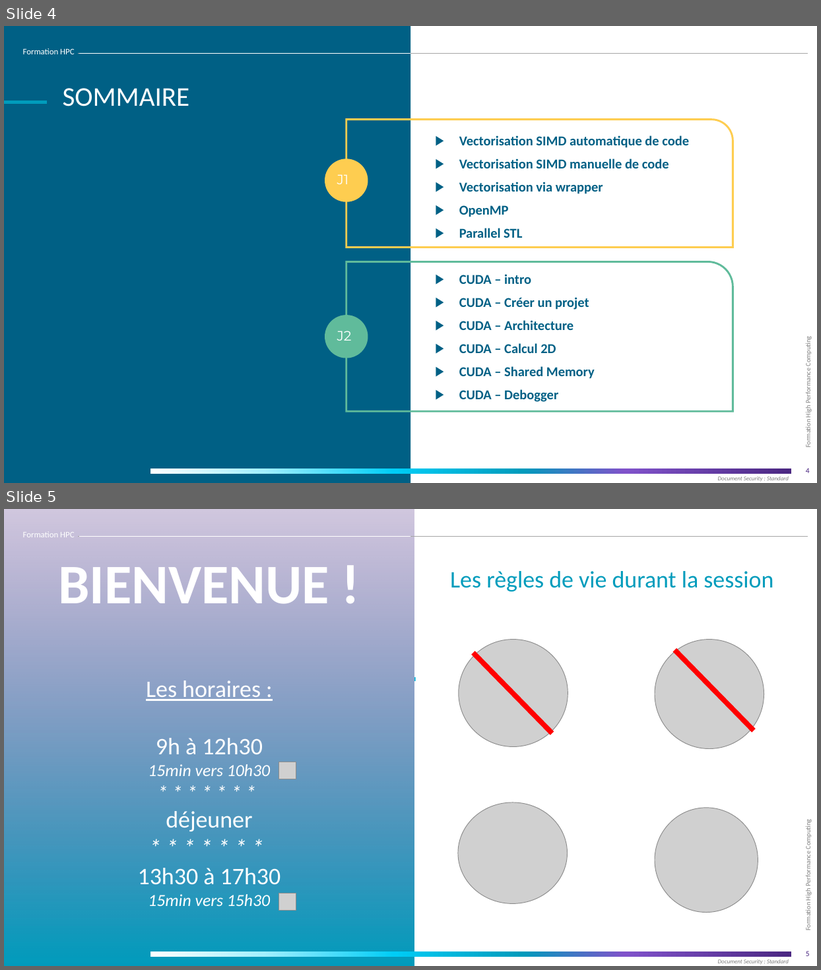
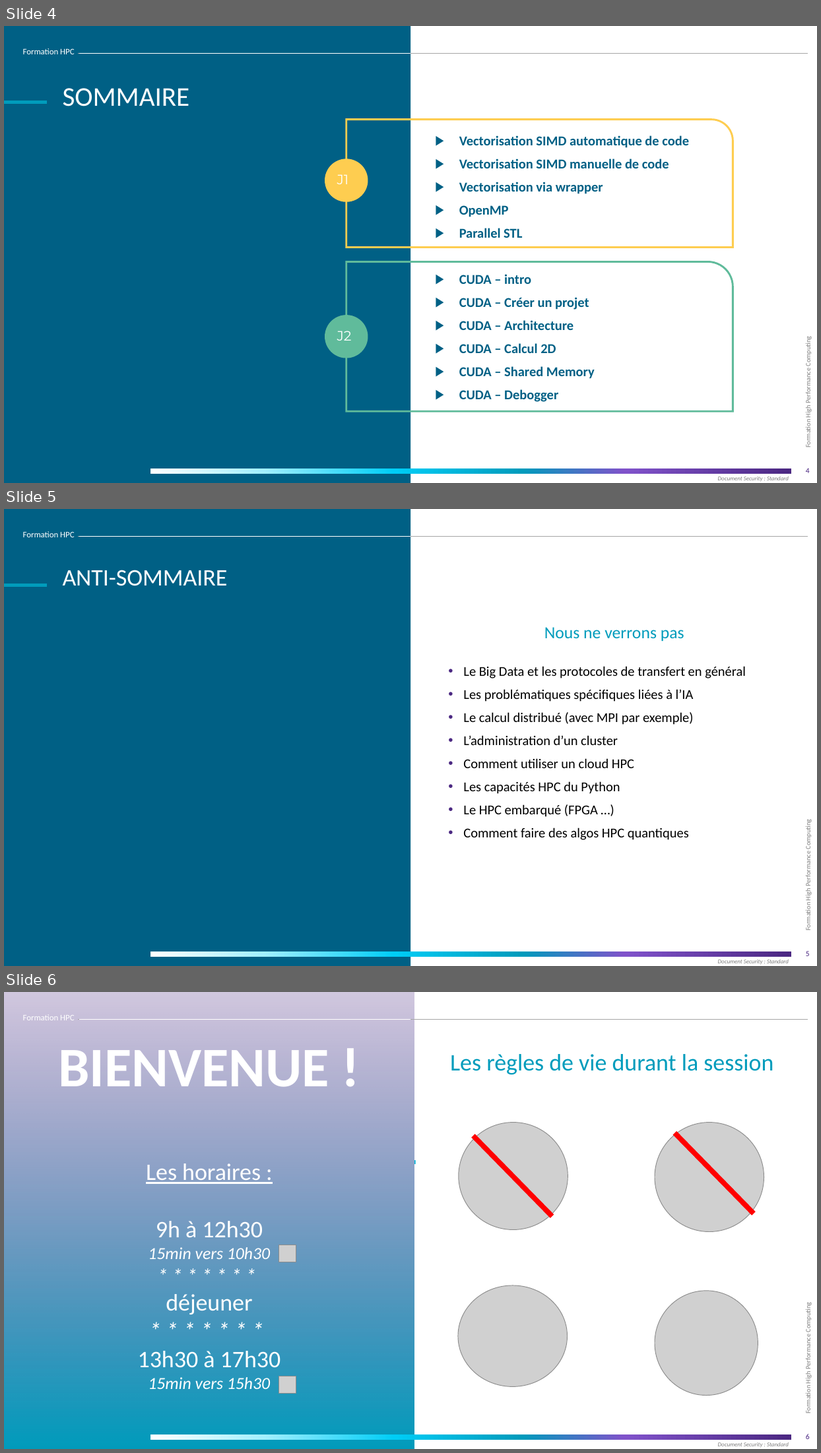
Before and after one commit to franckginguene/hpc_formation_scalian, a slide deck: Diapos/High_Performance_Computing_Intro.pptx. Shown one above the other, each under a label of ours: slides 4 and 5 before the commit, slides 4, 5 and 6 after it. The pictures are 821x970 and 821x1453 pixels, drawn with LibreOffice and Linux fonts; fonts in the diff are those of the drawing; grey boxes stand for pictures; background and template pictures are left out. Boxes give left, top, right and bottom in pixels: in the first picture for what was removed or moved away, otherwise in the second. Text is boxed around its words. In the diff, an @@ line names an element or a change of style, - is before the commit and + after.

```diff
--- a/Diapos/High_Performance_Computing_Intro.pptx
+++ b/Diapos/High_Performance_Computing_Intro.pptx
@@ slide 5 added at [4,509,817,966], background #FFFFFF; not listed: 9 template elements that a slide beside it also shows @@
@@ title added at [63,570,228,586], 28 pt, text #FFFFFF @@
+ANTI-SOMMAIRE
@@ text added at [545,627,684,641], 20 pt, text #009CBC @@
+Nous ne verrons pas
@@ text added at [463,666,746,840], 16 pt, text #000000 @@
+• Le Big Data et les protocoles de transfert en général
+• Les problématiques spécifiques liées à l’IA
+• Le calcul distribué (avec MPI par exemple)
+• L’administration d’un cluster
+• Comment utiliser un cloud HPC
+• Les capacités HPC du Python
+• Le HPC embarqué (FPGA …)
+• Comment faire des algos HPC quantiques
@@ what was slide 5 is now slide 6 @@
@@ page number at [806,1434,810,1439]: text changed @@
-5
+6
```
Also in this commit, not shown: 3 slides changed, 2 other files.
